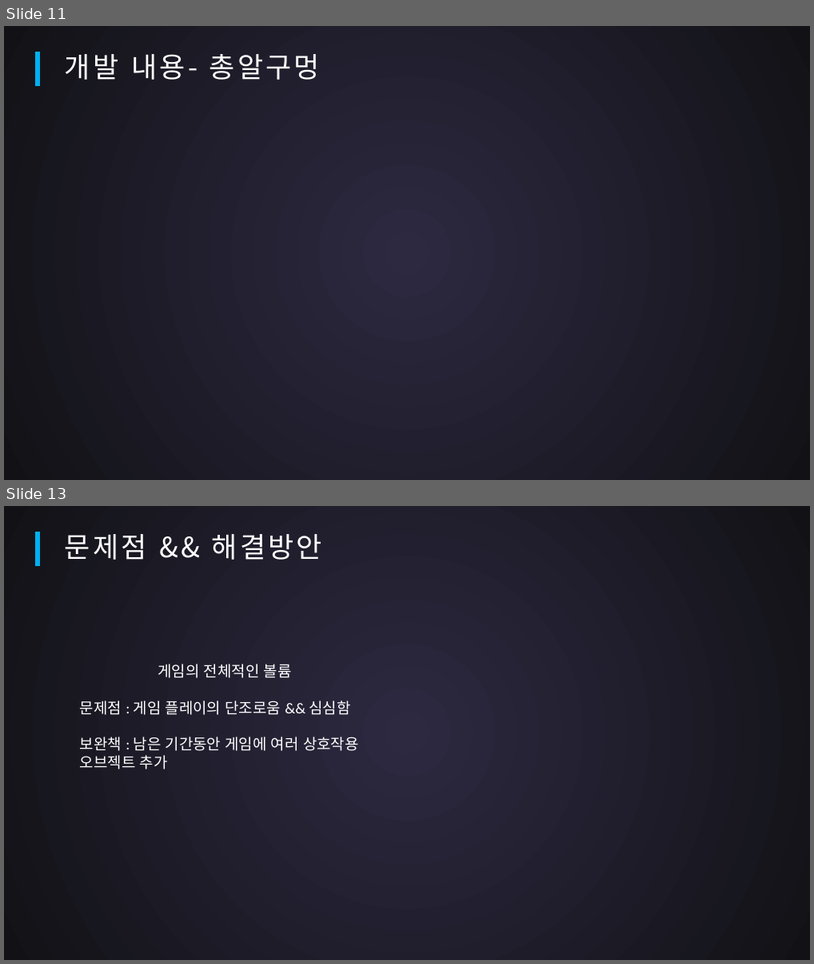
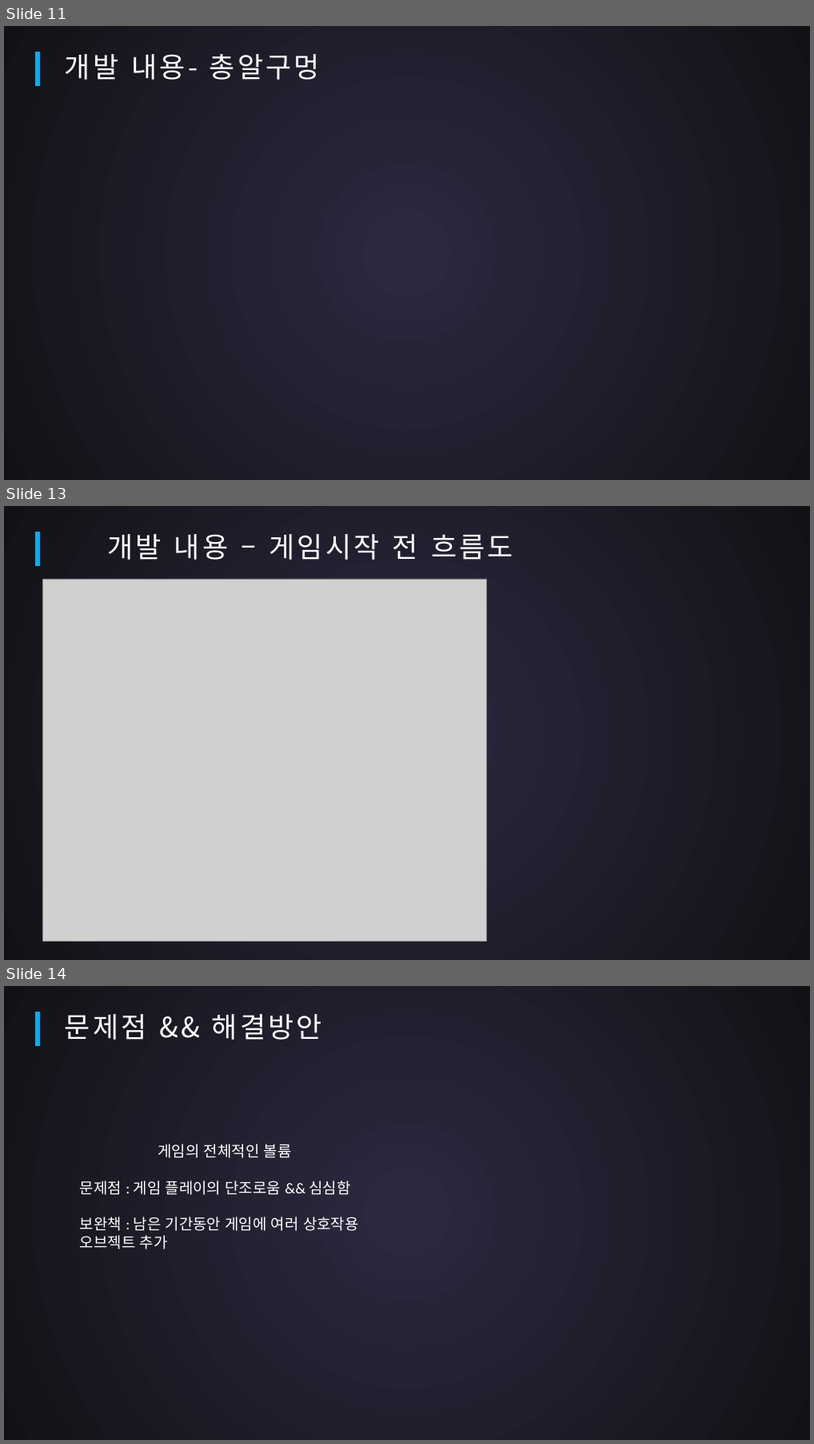
Before and after one commit to SuperTaeJun/GraduationWork, a slide deck: 작업일지 && 졸작자료/중간평가.pptx. Shown one above the other, each under a label of ours: slides 11 and 13 before the commit, slides 11, 13 and 14 after it; the slides between them are not shown. The pictures are 814x964 and 814x1444 pixels, drawn with LibreOffice and Linux fonts; fonts in the diff are those of the drawing; grey boxes stand for pictures. Boxes give left, top, right and bottom in pixels: in the first picture for what was removed or moved away, otherwise in the second. Text is boxed around its words. In the diff, an @@ line names an element or a change of style, - is before the commit and + after.

```diff
--- a/작업일지 && 졸작자료/중간평가.pptx
+++ b/작업일지 && 졸작자료/중간평가.pptx
@@ slide 13 added at (x1=4, y1=506, x2=810, y2=960), background #000000 @@
@@ rectangle added at (x1=4, y1=506, x2=810, y2=960), fill gradient #2D2941 to #121216 @@
@@ line added from (38, 567) to (38, 532), #00B0F0 5.25 pt @@
@@ text added at (x1=107, y1=534, x2=514, y2=560), 33.3 pt, text #FFFFFF @@
+개발 내용 – 게임시작 전 흐름도
@@ picture added at (x1=42, y1=579, x2=486, y2=940) @@
@@ what was slide 13 is now slide 14 @@
```
Also in this commit, not shown: 1 slide changed.
